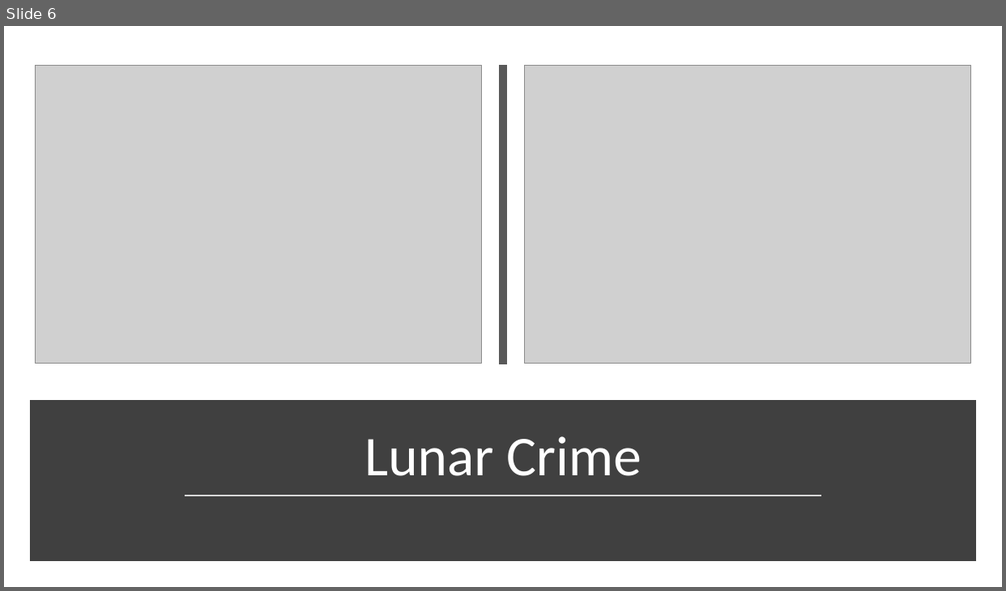
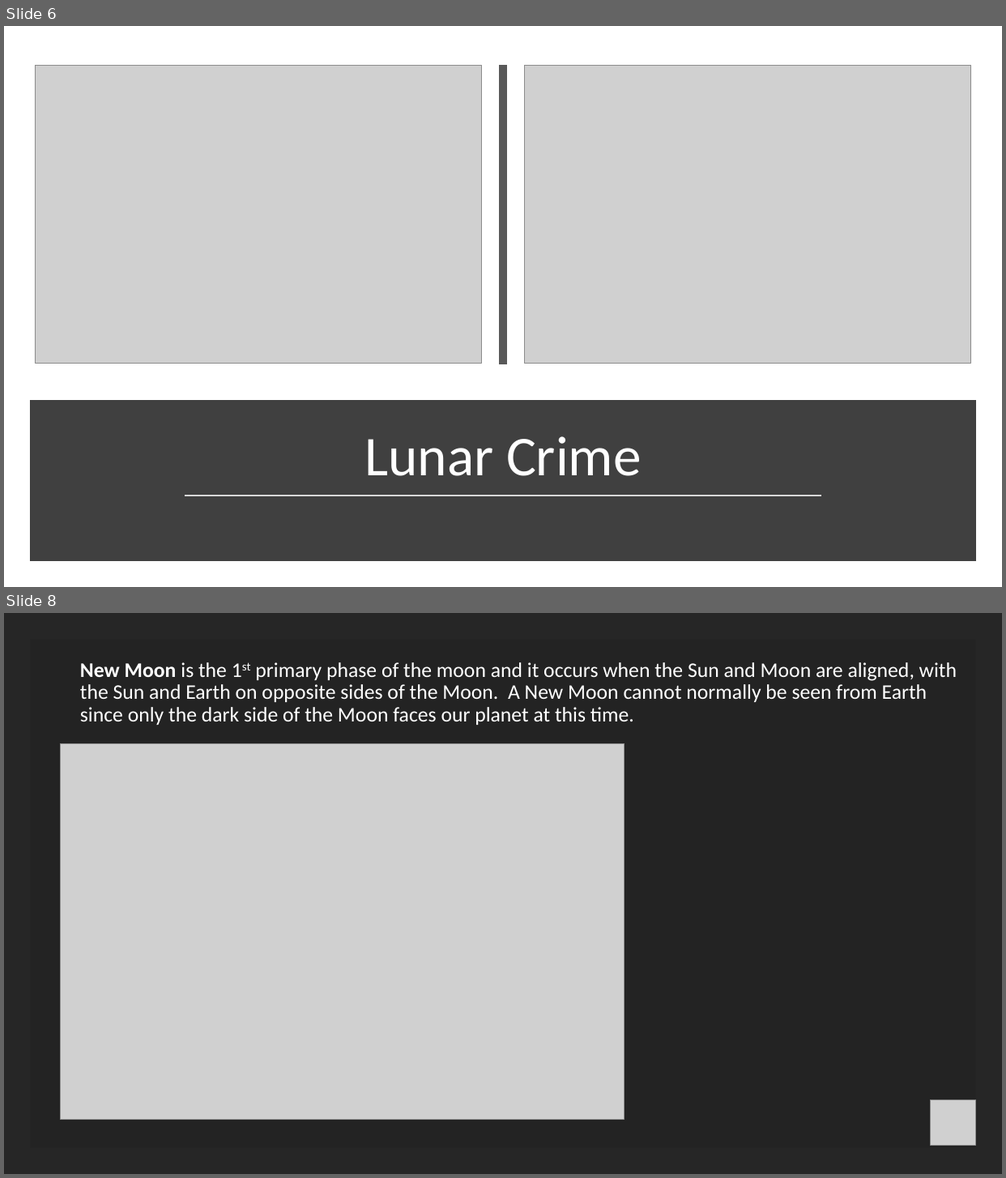
Before and after one commit to Nnothdurft/GroupC, a slide deck: Presentation.pptx. Shown one above the other, each under a label of ours: slide 6 before the commit, slides 6 and 8 after it; the slides between them are not shown. The pictures are 1006x591 and 1006x1178 pixels, drawn with LibreOffice and Linux fonts; fonts in the diff are those of the drawing; grey boxes stand for pictures. Boxes give left, top, right and bottom in pixels: in the first picture for what was removed or moved away, otherwise in the second. Text is boxed around its words. In the diff, an @@ line names an element or a change of style, - is before the commit and + after.

```diff
--- a/Presentation.pptx
+++ b/Presentation.pptx
@@ slide 8 added at box(4, 613, 1002, 1174), background #262626 @@
@@ rectangle added at box(30, 639, 976, 1148), fill #000000 at 8% opacity @@
@@ title added at box(80, 662, 957, 725), 20 pt, text #FFFFFF @@
+New Moon is the 1st primary phase of the moon and it occurs when the Sun and Moon are aligned, with the Sun and Earth on opposite sides of the Moon. A New Moon cannot normally be seen from Earth since only the dark side of the Moon faces our planet at this time.
@@ picture added at box(61, 743, 624, 1119) @@
@@ picture added at box(931, 1101, 977, 1146) @@
```
Also in this commit, not shown: 6 other slides added, 3 other files.
